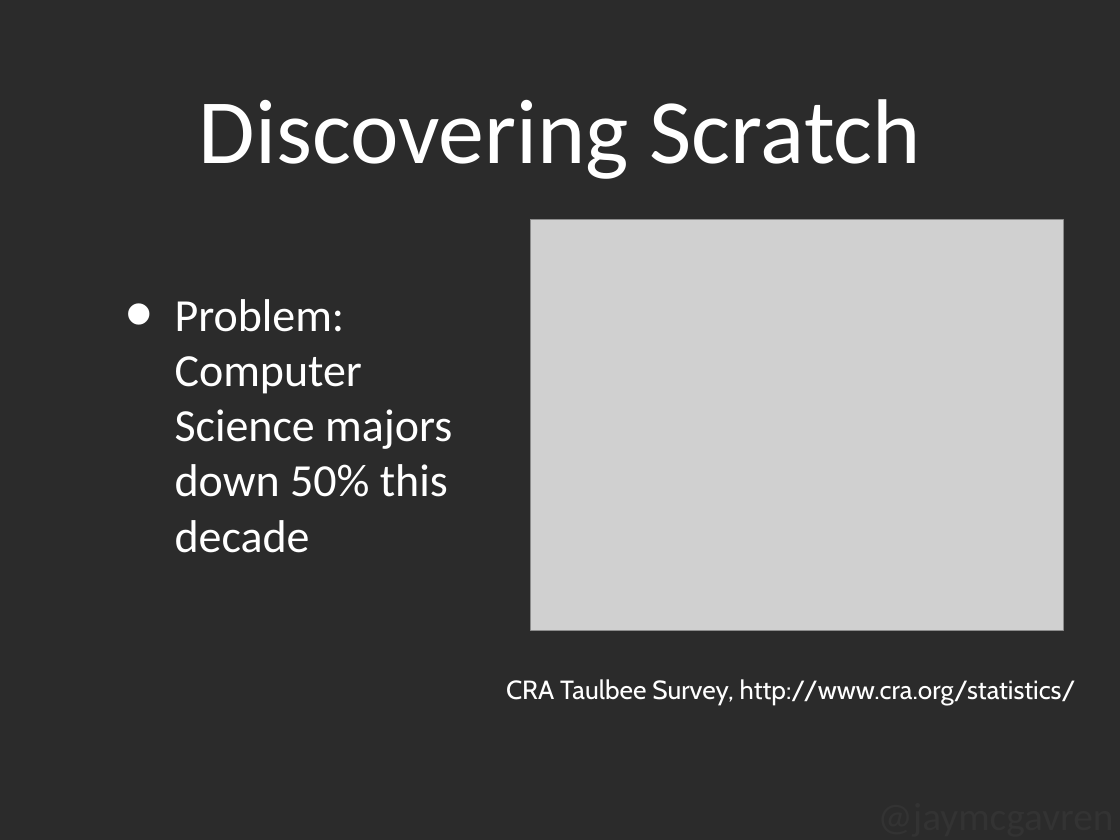
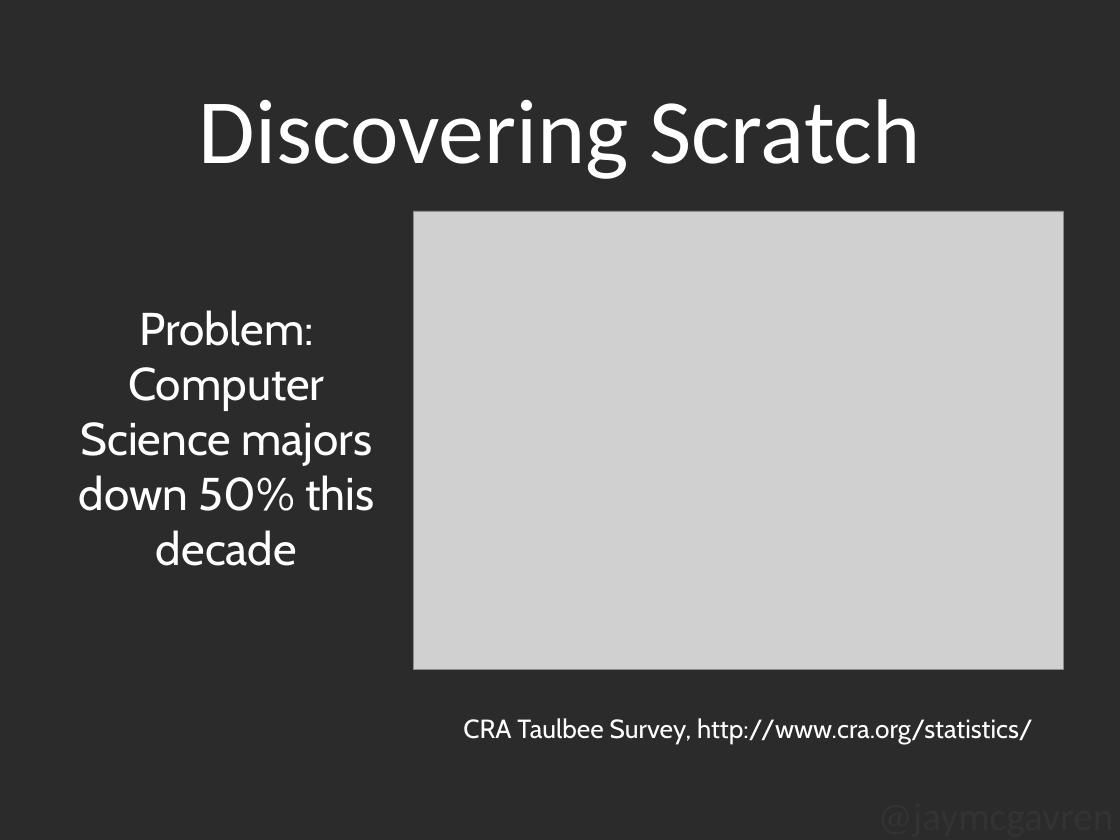
Before and after one commit to jaymcgavren/presentations, a slide deck: slide 2 of ignite_scratch/Ignite_Scratch.ppt (slide 1 before the commit). Drawn at 1120x840 pixels with LibreOffice and Linux fonts; fonts in the diff are those of the drawing; grey boxes stand for pictures; background and template pictures are left out; a plain dark background stands for a picture behind light text. Boxes give left, top, right and bottom in pixels: in the first picture for what was removed or moved away, otherwise in the second. Text is boxed around its words. In the diff, an @@ line names an element or a change of style, - is before the commit and + after.

```diff
--- a/ignite_scratch/Ignite_Scratch.ppt
+++ b/ignite_scratch/Ignite_Scratch.ppt
@@ picture: place and size @@
-picture at [530, 220, 1063, 630]
+picture at [414, 211, 1063, 669]
@@ text "Problem: Computer Science majors down ...": place and size @@
-text "Problem: Computer Science majors down ..." at [175, 299, 452, 553]
+text "Problem: Computer Science majors down ..." at [79, 310, 374, 566]
@@ text "Problem: Computer Science majors down ..." at [79, 310, 374, 566]: font Calibri to Cabin; alignment left to centre; bullet • to none; less space between paragraphs; vertical alignment middle to top @@
@@ text "CRA Taulbee Survey, http://www.cra.org/statistics/": place and size @@
-text "CRA Taulbee Survey, http://www.cra.org/statistics/" at [506, 679, 1076, 705]
+text "CRA Taulbee Survey, http://www.cra.org/statistics/" at [463, 718, 1033, 745]
```
Also in this commit, not shown: 5 other slides changed, 8 slides added, 8 slides removed.
